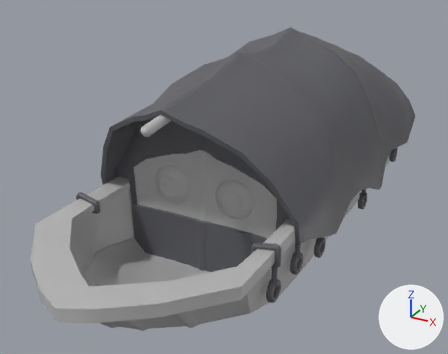
One commit to the FBX model TurtleBoat.fbx: the scene before it, then after it.
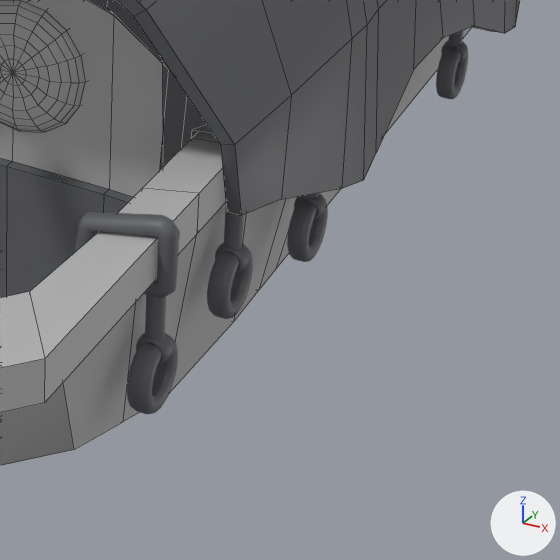
Old and new are each drawn whole from a 50 mm camera at (0.173, -0.38, 0.19) aimed at (-0.025, -0.02, 0.01) and again close up on the part from 51% to 88% of the width and 51% to 98% of the height. Lighting does not change. The marker at lower right points along +X, +Y and +Z. The close-ups show mesh edges as thin lines. Where no turn or scale is listed for an object, it has been applied to the vertices.

In view in the first close-up: 'Boat', 'BoatCover', 'Eye_2', 'Face', 'Rope1', 'Rope1.001', 'Rope3', 'Tire', 'Tire.001', 'Tire.002', 'Tire.003'.
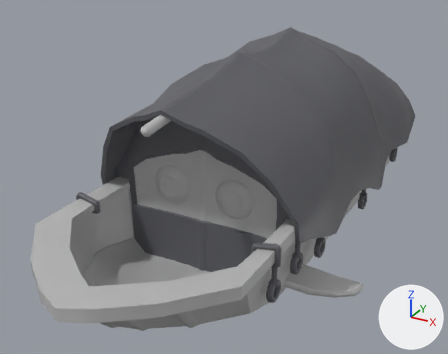
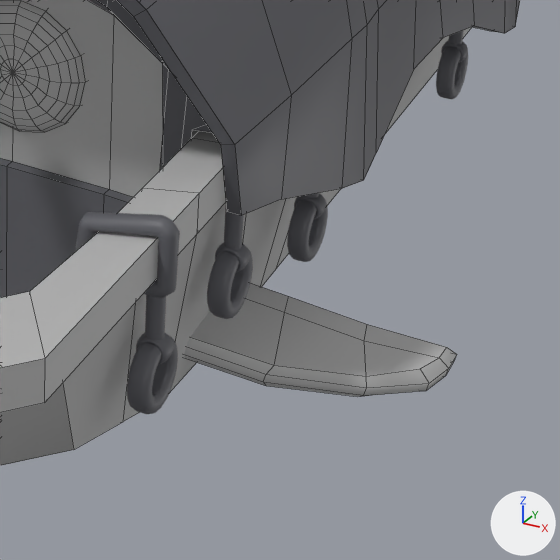
Edits to the bpy script that builds the scene:
```text
Add me_mesh_038_1:
    me_mesh_038_1.from_pydata(...)  # 88 vertices, 84 faces; spans x -0.166..0.021, y -0.022..0.013, z -0.007..0.008
    me_mesh_038_1.materials.append(mat_lambert1)  # grey #bcbcbc
Add ob_fins:
    ob_fins = bpy.data.objects.new('Fins', me_mesh_038_1)
    ob_fins.location = (0.0721, -0.0723, -0.0172)
```

Boxes [x1, y1, x2, y2] around the edits, measured in the close-ups (560 x 560 px):
'Fins', added
    after: [184, 283, 457, 397]
